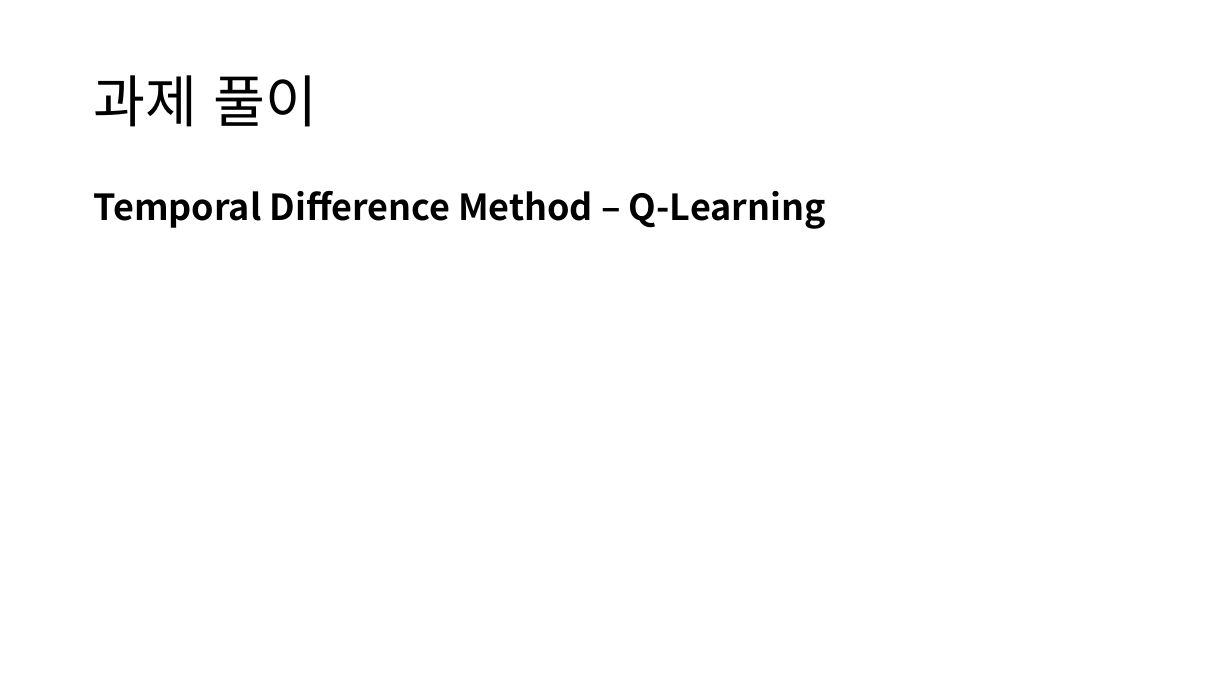
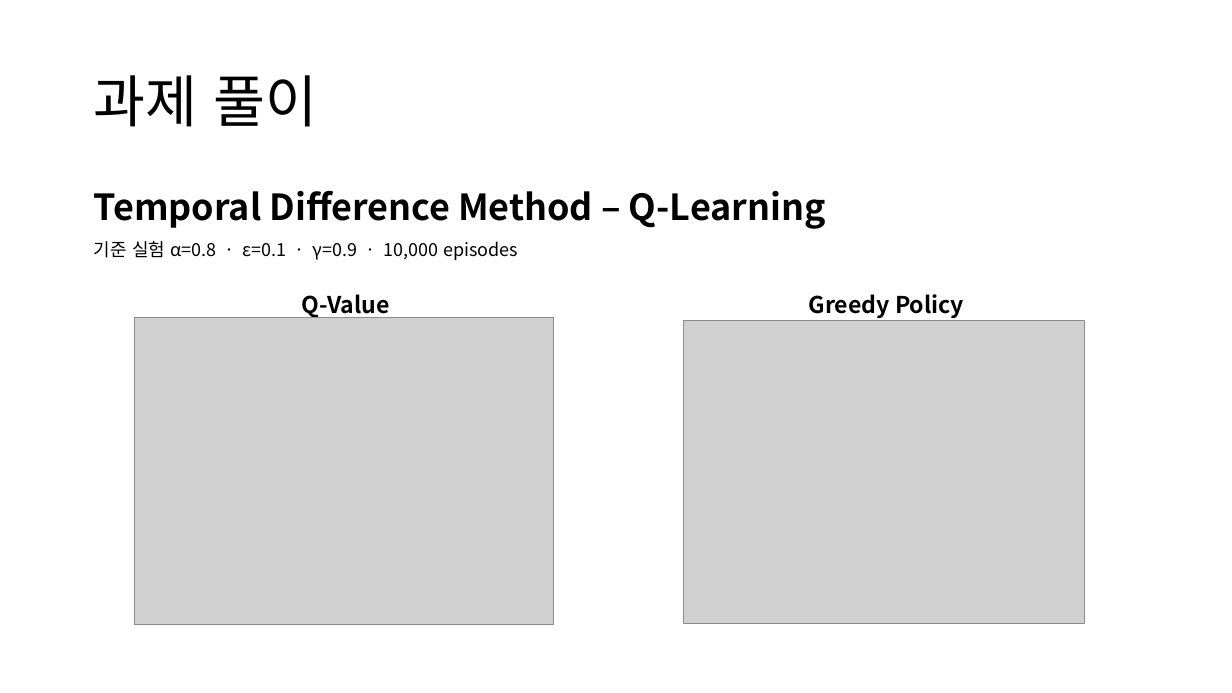
Before and after one commit to KweonTJ/Reinforcement_Learning, a slide deck: slide 8 of 7. Temporal Difference Method/7. Temporal Difference Method.pptx (slide 6 before the commit). Drawn at 1232x693 pixels with LibreOffice and Linux fonts; fonts in the diff are those of the drawing; grey boxes stand for pictures; background and template pictures are left out. Boxes give left, top, right and bottom in pixels: in the first picture for what was removed or moved away, otherwise in the second. Text is boxed around its words. In the diff, an @@ line names an element or a change of style, - is before the commit and + after.

```diff
--- a/7. Temporal Difference Method/7. Temporal Difference Method.pptx
+++ b/7. Temporal Difference Method/7. Temporal Difference Method.pptx
@@ text at <box>94,241,518,260</box>: paragraph added @@
+기준 실험 α=0.8 · ε=0.1 · γ=0.9 · 10,000 episodes
@@ table added at <box>75,282,1156,357</box>, 2 rows, 2 columns @@
+Q-Value | Greedy Policy
+ | 
@@ picture added at <box>134,318,554,625</box> @@
@@ picture added at <box>684,321,1085,624</box> @@
```
Also in this commit, not shown: 4 other slides changed, 4 slides added, 39 other files.
